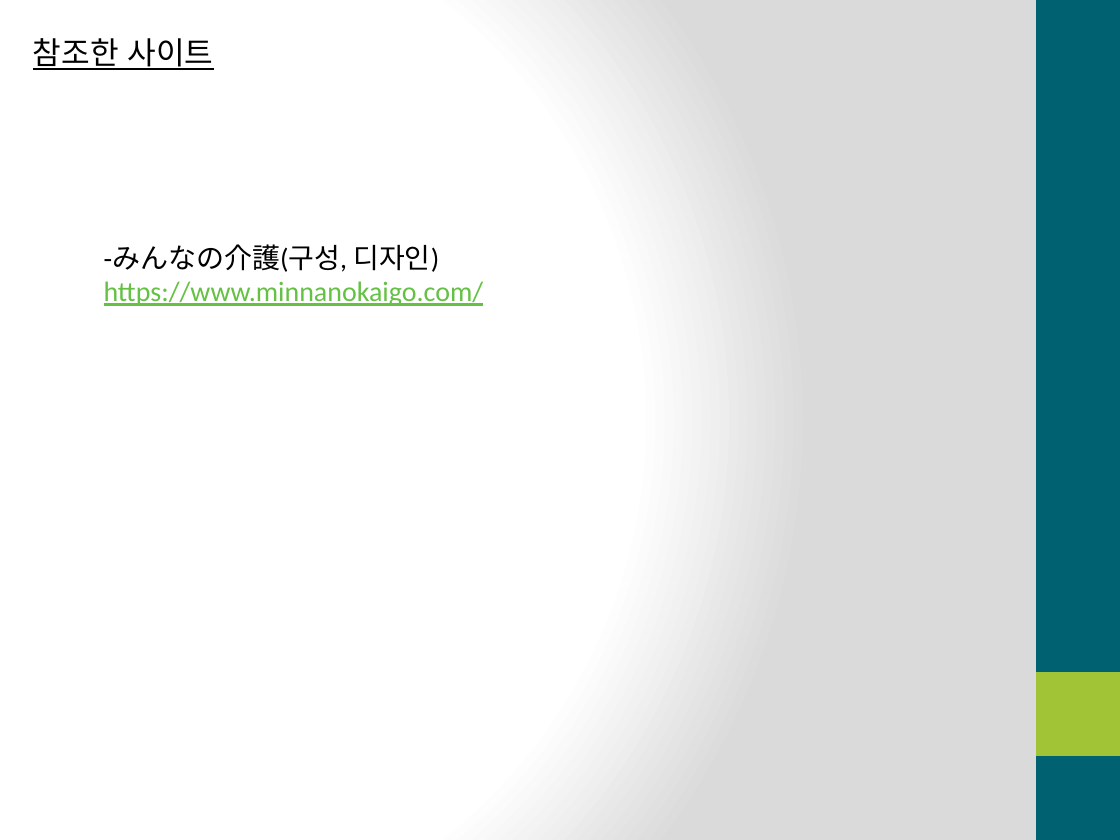
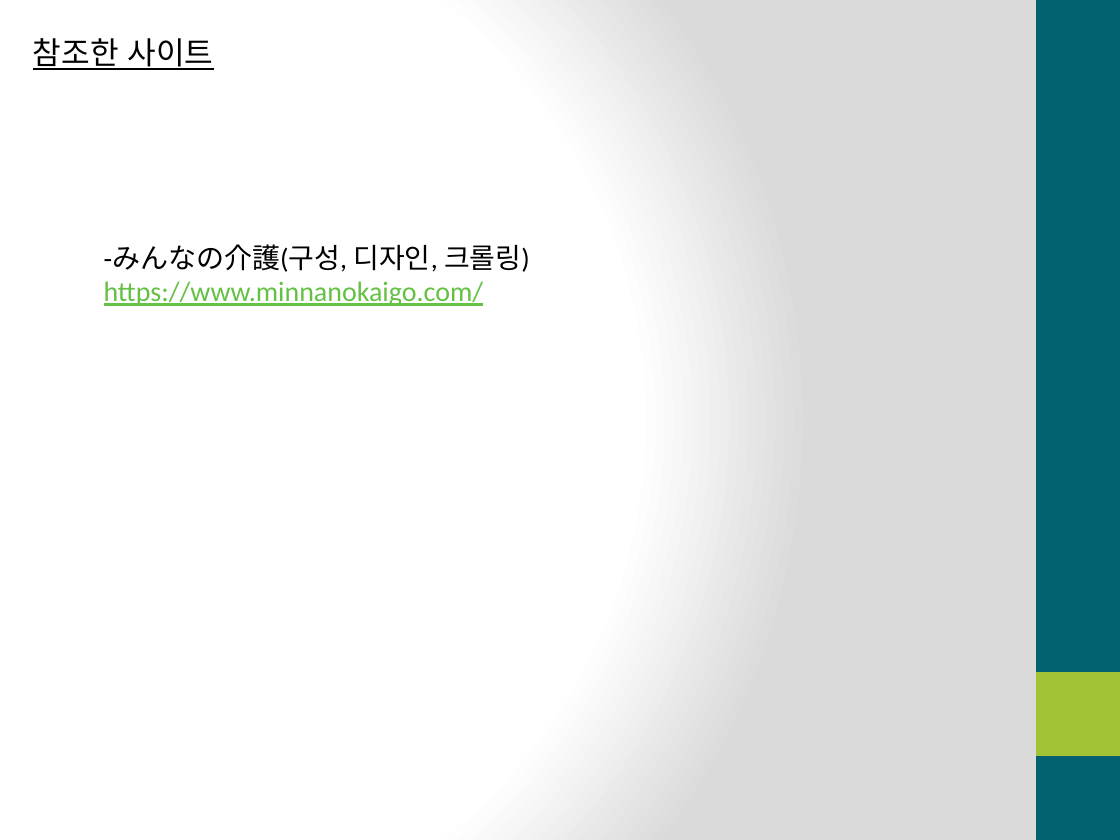
Before and after one commit to atakage/RoujinHome, a slide deck: slide 20 of RoujinHomePPT/RoujinHomePPT.pptx (slide 14 before the commit). Drawn at 1120x840 pixels with LibreOffice and Linux fonts; fonts in the diff are those of the drawing. Boxes give left, top, right and bottom in pixels: in the first picture for what was removed or moved away, otherwise in the second. Text is boxed around its words. In the diff, an @@ line names an element or a change of style, - is before the commit and + after.

```diff
--- a/RoujinHomePPT/RoujinHomePPT.pptx
+++ b/RoujinHomePPT/RoujinHomePPT.pptx
@@ text at bbox=[104, 245, 530, 272]: text changed @@
--みんなの介護(구성, 디자인)
+-みんなの介護(구성, 디자인, 크롤링)
```
Also in this commit, not shown: 2 other slides changed, 6 slides added, 22 other files.
